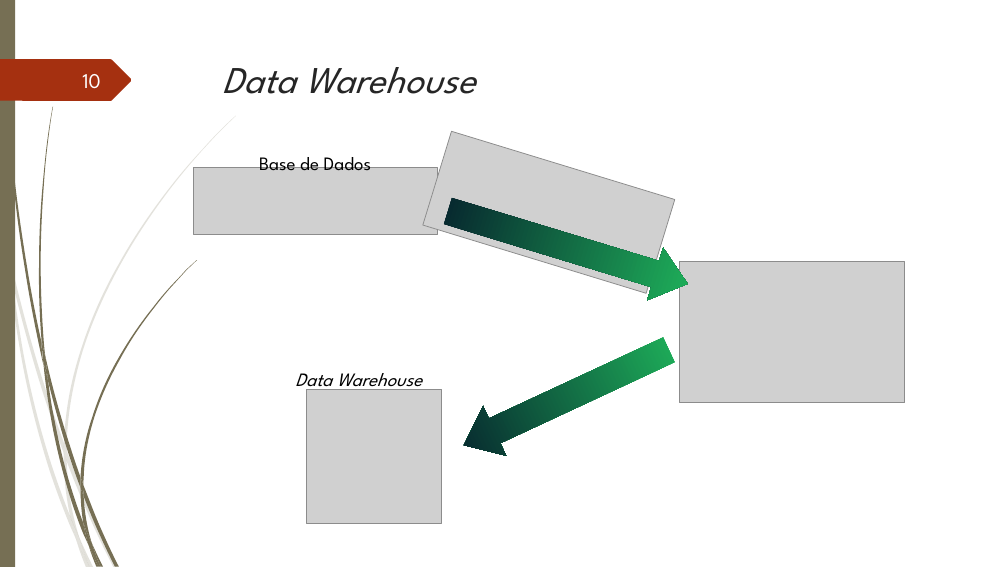
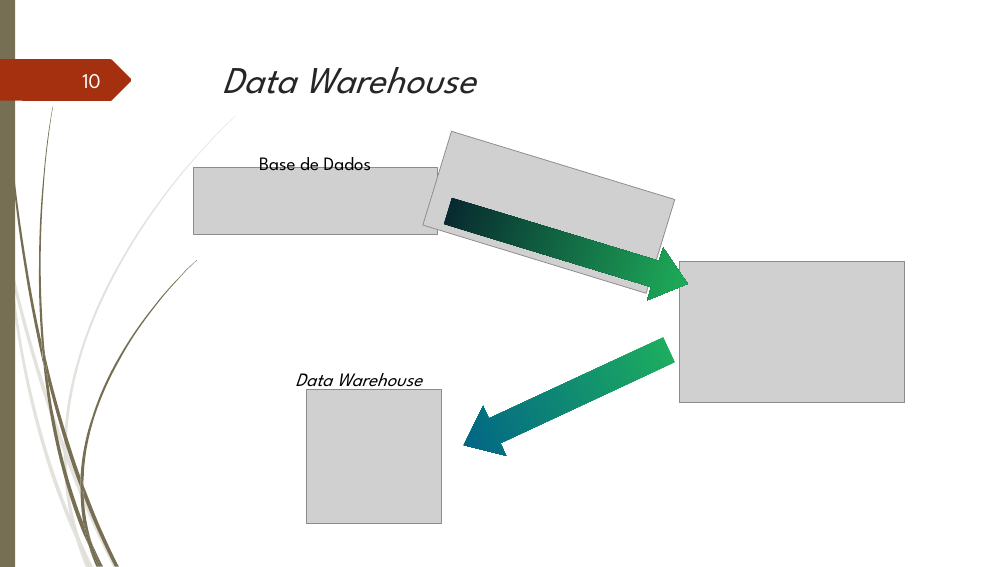
Before and after one commit to hugo-baptista/tg-apinf-pce, a slide deck: slide 10 of Apresentação.pptx. Drawn at 1008x567 pixels with LibreOffice and Linux fonts; fonts in the diff are those of the drawing; grey boxes stand for pictures. Boxes give left, top, right and bottom in pixels: in the first picture for what was removed or moved away, otherwise in the second. Text is boxed around its words. In the diff, an @@ line names an element or a change of style, - is before the commit and + after.

```diff
--- a/Apresentação.pptx
+++ b/Apresentação.pptx
@@ right arrow at (x1=453, y1=325, x2=681, y2=470): fill gradient #1FB35B to #06232D to gradient #1FB35B to #00608A @@
```
Also in this commit, not shown: 2 other slides changed.
